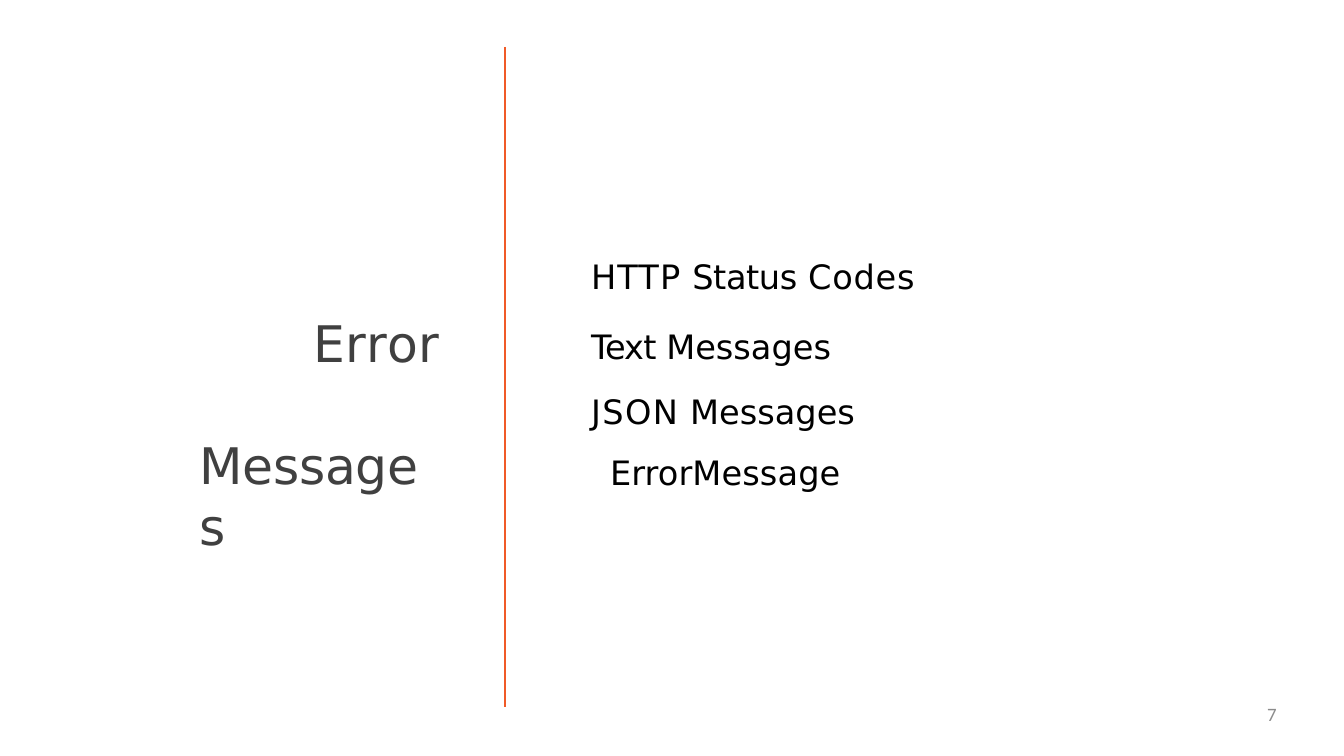
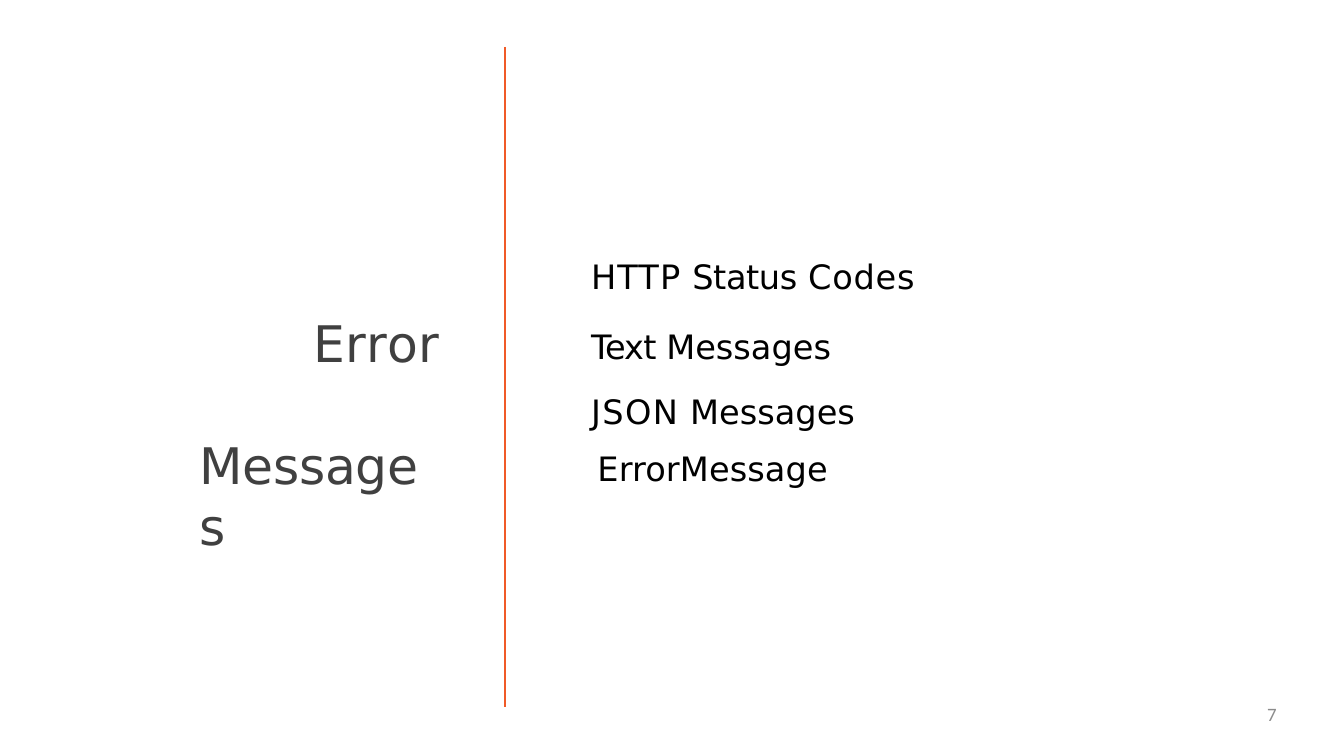
Before and after one commit to StevenJoseph19/Microservices-Spring, a slide deck: slide 7 of 3. Spring REST/Day 4/Slides/4. Error Handling/error-handling-slides.pptx. Drawn at 1344x756 pixels with LibreOffice and Linux fonts; fonts in the diff are those of the drawing. Boxes give left, top, right and bottom in pixels: in the first picture for what was removed or moved away, otherwise in the second. Text is boxed around its words. In the diff, an @@ line names an element or a change of style, - is before the commit and + after.

```diff
--- a/3. Spring REST/Day 4/Slides/4. Error Handling/error-handling-slides.pptx
+++ b/3. Spring REST/Day 4/Slides/4. Error Handling/error-handling-slides.pptx
@@ text "ErrorMessage": place and size @@
-text "ErrorMessage" at [610,460,840,492]
+text "ErrorMessage" at [597,456,827,488]
```
Also in this commit, not shown: 8 other files.
